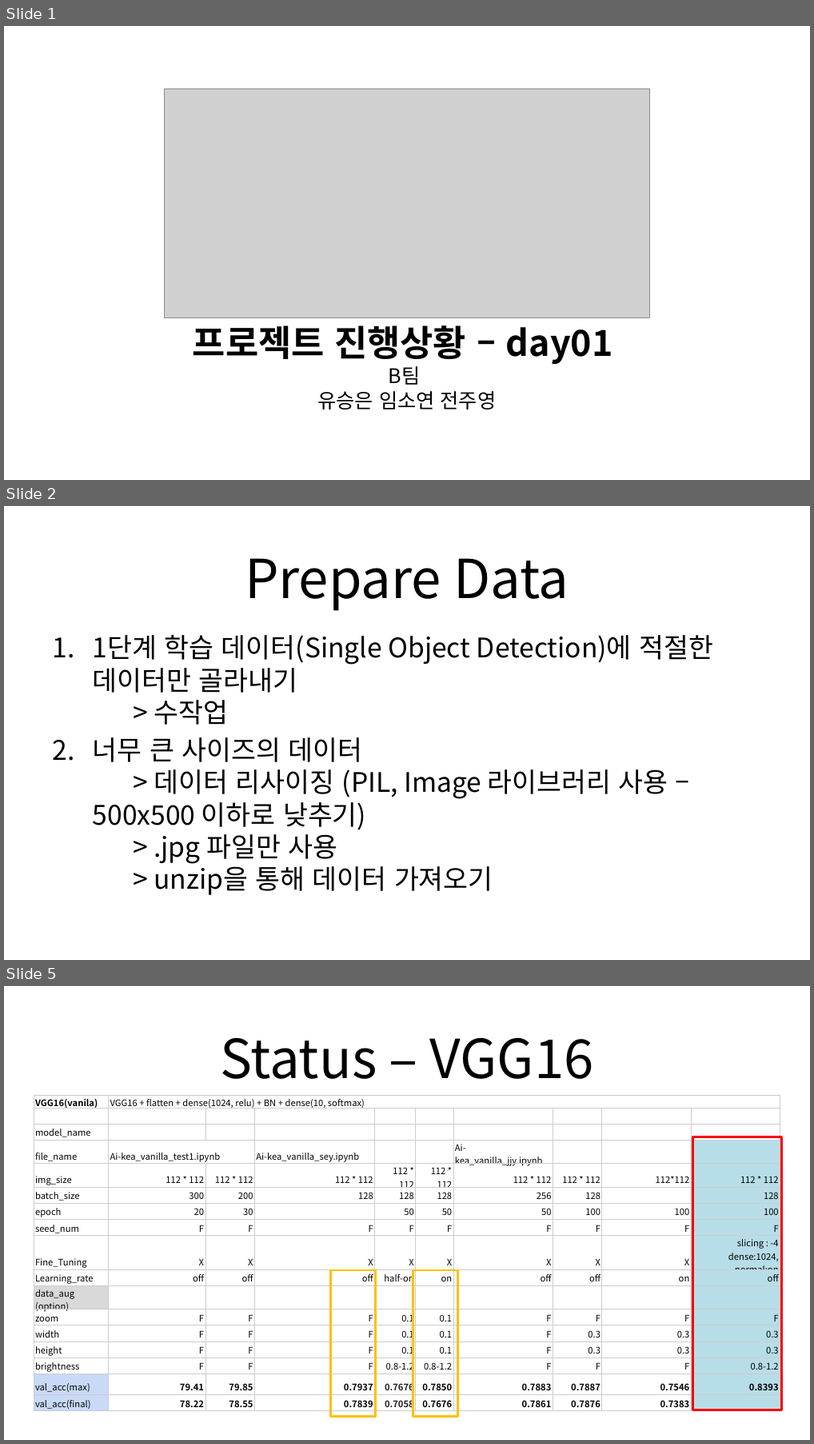
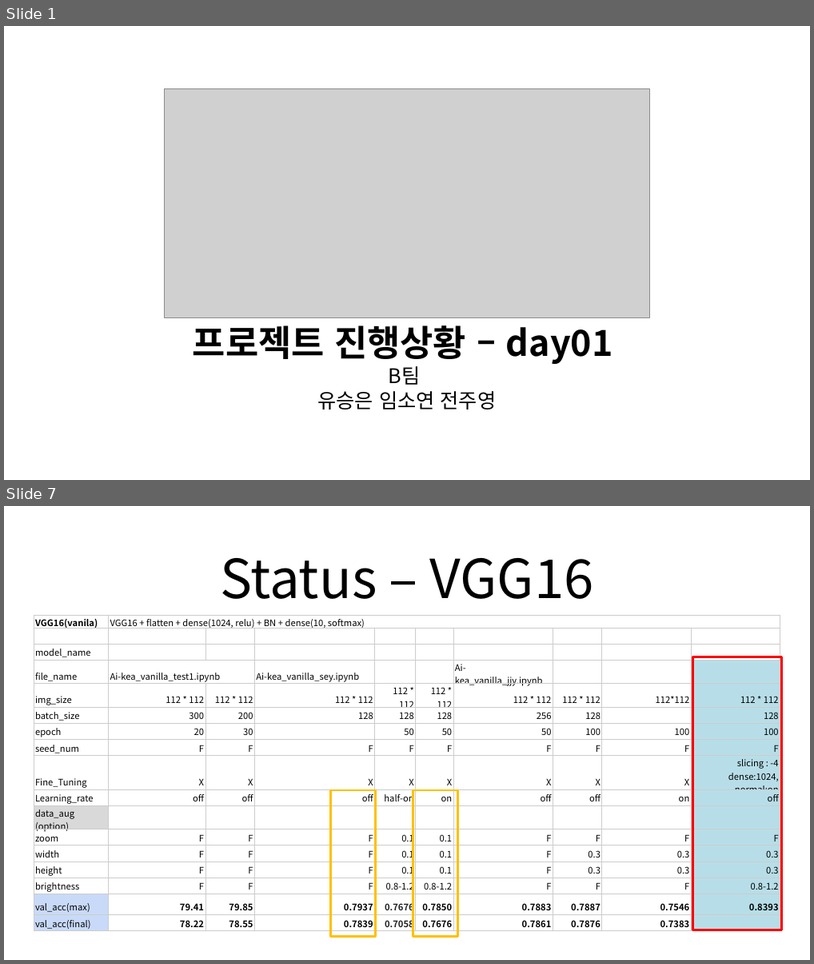
Before and after one commit to sngn-libby/Ai-KEA, a slide deck: doc/day01_프로젝트_진행상황.pptx. Shown one above the other, each under a label of ours: slides 1, 2 and 5 before the commit, slides 1 and 7 after it; the slides between them are not shown. The pictures are 814x1444 and 814x964 pixels, drawn with LibreOffice and Linux fonts; fonts in the diff are those of the drawing; grey boxes stand for pictures. Boxes give left, top, right and bottom in pixels: in the first picture for what was removed or moved away, otherwise in the second. Text is boxed around its words. In the diff, an @@ line names an element or a change of style, - is before the commit and + after.

```diff
--- a/doc/day01_프로젝트_진행상황.pptx
+++ b/doc/day01_프로젝트_진행상황.pptx
@@ slide 2 removed at box(4, 506, 810, 960), background #FFFFFF @@
@@ text removed at box(245, 558, 570, 611) @@
-Prepare Data
@@ text removed at box(93, 635, 714, 895) @@
-1. 1단계 학습 데이터(Single Object Detection)에 적절한 데이터만 골라내기
-   > 수작업
-2. 너무 큰 사이즈의 데이터
-   > 데이터 리사이징 (PIL, Image 라이브러리 사용 – 500x500 이하로 낮추기)
-   > .jpg 파일만 사용
-   > unzip을 통해 데이터 가져오기
@@ what was slide 5 is now slide 7 @@
```
Also in this commit, not shown: 3 slides changed, 2 slides added, 24 other files.
